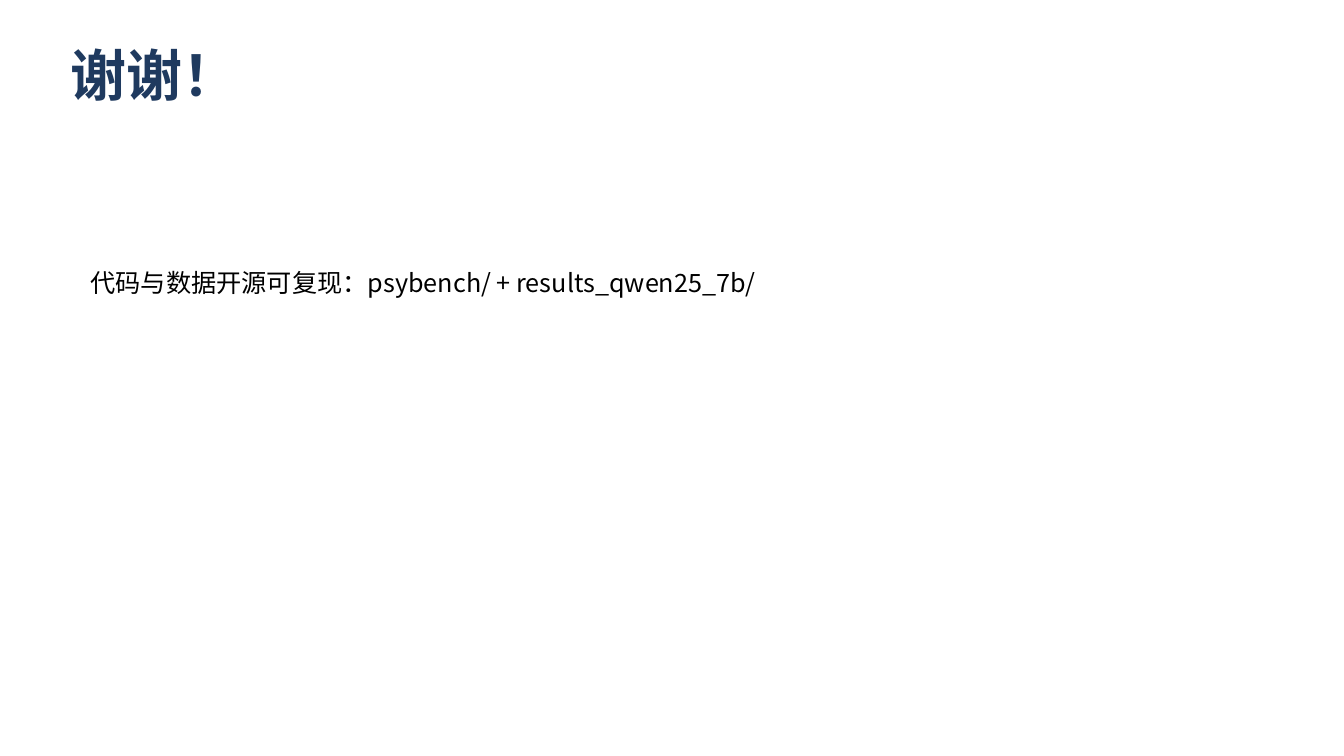
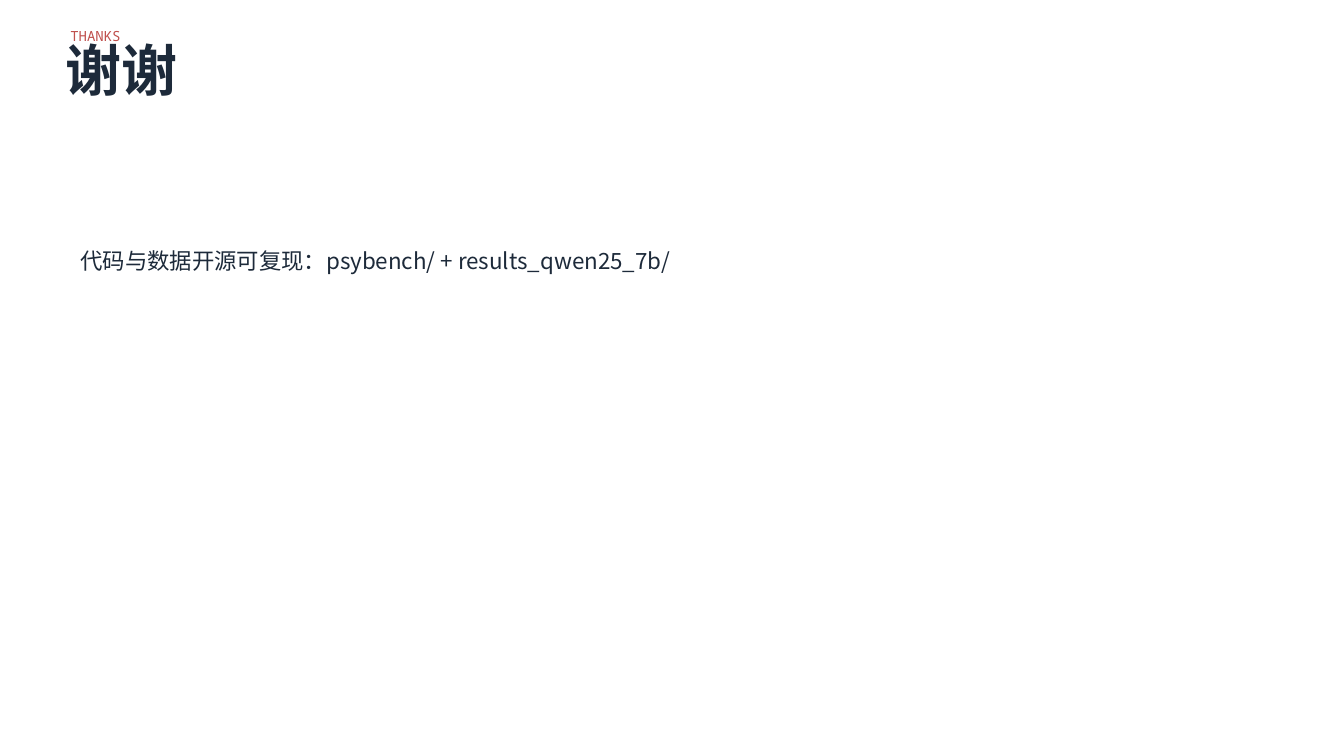
Before and after one commit to lizhong0525/Hardmind, a slide deck: slide 12 of docs/答辩PPT_心镜.pptx. Drawn at 1344x756 pixels with LibreOffice and Linux fonts; fonts in the diff are those of the drawing. Boxes give left, top, right and bottom in pixels: in the first picture for what was removed or moved away, otherwise in the second. Text is boxed around its words. In the diff, an @@ line names an element or a change of style, - is before the commit and + after.

Commit message:
E5-E8 实验数据与图表、四张概念图、五维榜单、视觉身份与报告刷新

```diff
--- a/docs/答辩PPT_心镜.pptx
+++ b/docs/答辩PPT_心镜.pptx
@@ text at (65, 34, 177, 96): text changed; text colour #1F3A5F to #1D2A3A @@
-谢谢！
+谢谢
@@ text added at (70, 31, 120, 45), 10 pt, text #C0504D @@
+THANKS
@@ text "代码与数据开源可复现：psybench/ + results_qwen25_7b/": place and size @@
-text "代码与数据开源可复现：psybench/ + results_qwen25_7b/" at (91, 270, 755, 298)
+text "代码与数据开源可复现：psybench/ + results_qwen25_7b/" at (80, 250, 670, 274)
@@ text "代码与数据开源可复现：psybench/ + results_qwen25_7b/" at (80, 250, 670, 274): size 18 to 16 pt, text colour #000000 to #1D2A3A @@
```
Also in this commit, not shown: 5 other slides changed, 6 slides added, 6 slides removed, 33 other files.
